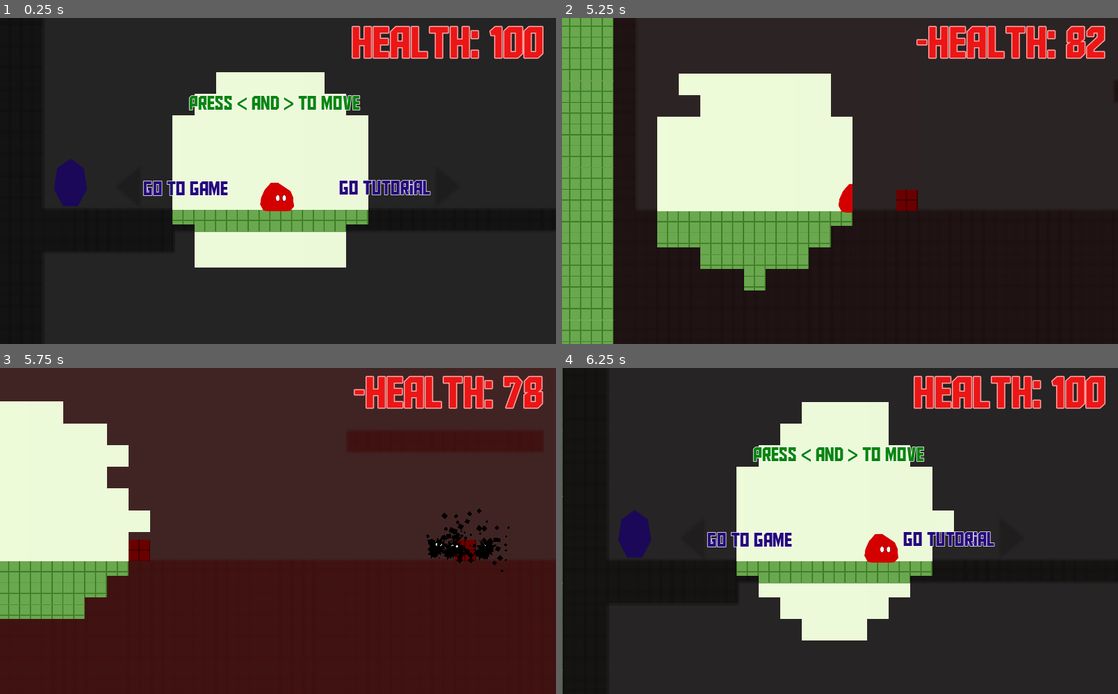
Above: before the commit, frames 1-4 (two rows, left to right).
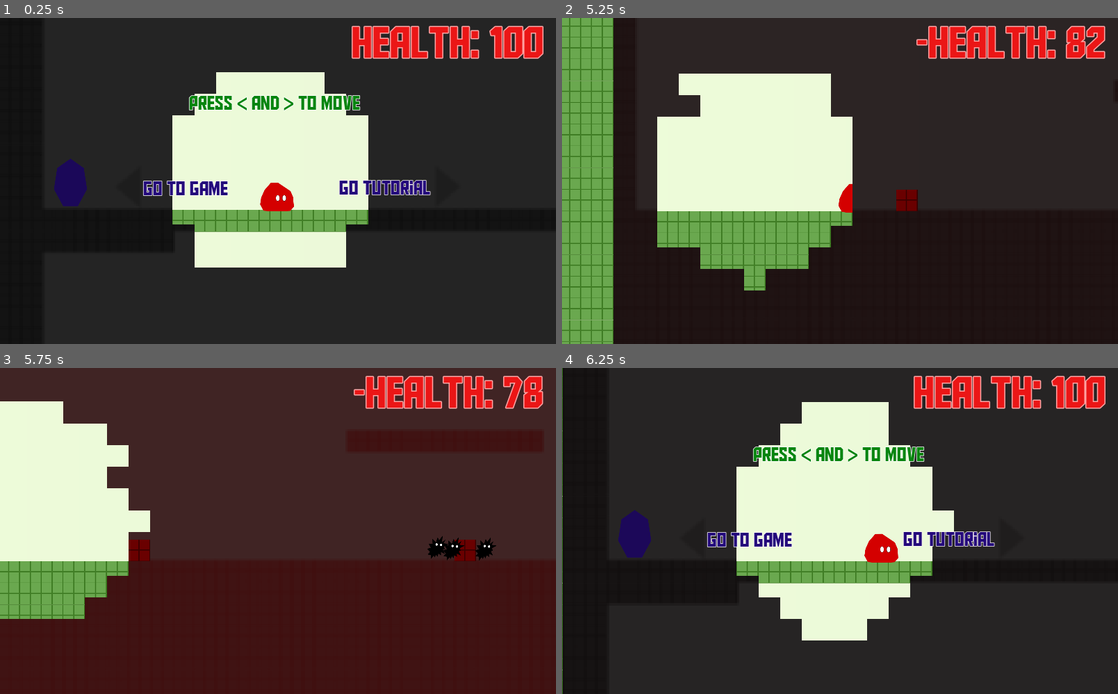
Above: after the commit, the same moments.

Repository: glitchcore/comfort
Game: Godot game, scene res://Scenes/BaseLevel.tscn
Two runs of this game, one before a commit and one after it. Both use one fixed random seed, a clock stepped at 60 frames per second and the inputs below.
Inputs:
- Up to frame 1 (0.25 s): no input
- Up to frame 2 (5.25 s): tap Space (jump) at 0.5, 0.77, 1.25, 1.52, 2, 2.75, 3.02, 3.5, 3.77, 4.25, 4.52 s; hold Right (ui_right) 0.53-2.03 s; hold Left (ui_left) 2.03-4.28 s; hold Right (ui_right) from 4.28 s (still down)
- Up to frame 3 (5.75 s): keep holding Right (ui_right)
- Up to frame 4 (6.25 s): keep holding Right (ui_right); tap Space (jump) at 6.02 s

Frames 1-2 are identical in both runs. In frame 3, 0.4% of the frame differs, in the area x 76-92%, y 43-63%; in frame 4, nothing differs.

Commit message:
add enemy kill effect

Diff:
--- a/Actors/Enemy.gd
+++ b/Actors/Enemy.gd
@@ -42,7 +42,10 @@
 func _on_Area2D_body_entered(body: Node) -> void:
 	if body.name == "Player":
 		emit_signal("enemy_collide")
-		queue_free()
+		$Particles2D.emitting = true
+		$Enemy.visible = false
+		set_collision_mask_bit(ENEMY_WALLS, false)
+		$KillTimer.start()
 
 func _on_UpdateComfort(comfort):
 	if comfort:
@@ -51,3 +54,6 @@
 	else:
 		self.z_index = 5
 		# set_collision_mask_bit(ENEMY_WALLS, false)
+
+func _on_Timer_timeout() -> void:
+	queue_free()
--- a/Actors/Enemy.tscn
+++ b/Actors/Enemy.tscn
@@ -65,22 +65,21 @@
 collision_mask = 25
 script = ExtResource( 2 )
 
-[node name="Enemy" type="Sprite" parent="."]
-position = Vector2( 3.8147e-06, -23 )
-scale = Vector2( 0.38, 0.45 )
-texture = ExtResource( 1 )
-
-[node name="Particles2D" type="CPUParticles2D" parent="Enemy"]
-position = Vector2( -7.89474, 13.3333 )
-scale = Vector2( 2.63158, 2.22222 )
+[node name="Particles2D" type="CPUParticles2D" parent="."]
+show_behind_parent = true
+position = Vector2( -2.99999, -19 )
+scale = Vector2( 1, 0.999999 )
+emitting = false
 amount = 100
 lifetime = 3.0
 randomness = 1.0
-spread = 105.49
+fract_delta = false
 gravity = Vector2( 0, -90 )
+initial_velocity = 139.25
+initial_velocity_random = 0.12
 radial_accel_curve = SubResource( 8 )
 tangential_accel_curve = SubResource( 9 )
-damping = 40.98
+damping = 13.93
 damping_random = 1.0
 damping_curve = SubResource( 10 )
 angle = 45.0
@@ -89,6 +88,11 @@
 scale_amount_random = 0.9
 color = Color( 0, 0, 0, 1 )
 anim_offset_random = 1.0
+
+[node name="Enemy" type="Sprite" parent="."]
+position = Vector2( 3.8147e-06, -23 )
+scale = Vector2( 0.38, 0.45 )
+texture = ExtResource( 1 )
 
 [node name="CollisionShape2D" type="CollisionShape2D" parent="."]
 visible = false
@@ -109,4 +113,9 @@
 anims/RESET = SubResource( 5 )
 anims/enemy_run = SubResource( 6 )
 
+[node name="KillTimer" type="Timer" parent="."]
+wait_time = 2.0
+one_shot = true
+
 [connection signal="body_entered" from="Area2D" to="." method="_on_Area2D_body_entered"]
+[connection signal="timeout" from="KillTimer" to="." method="_on_Timer_timeout"]
